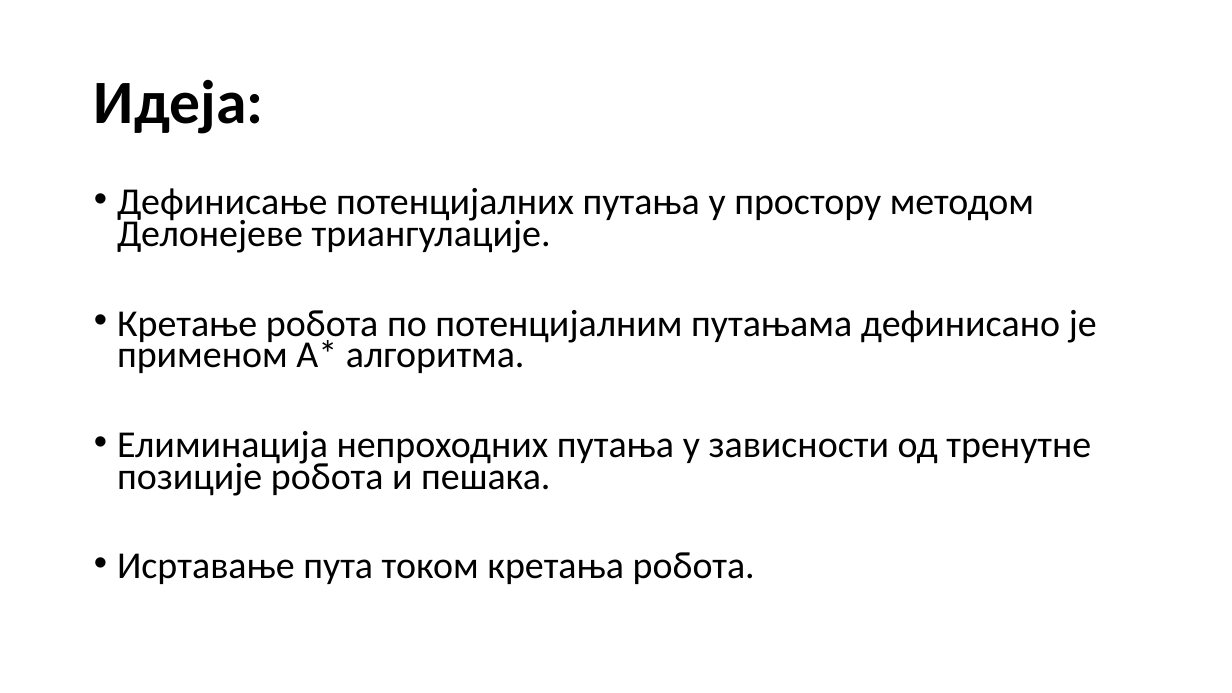
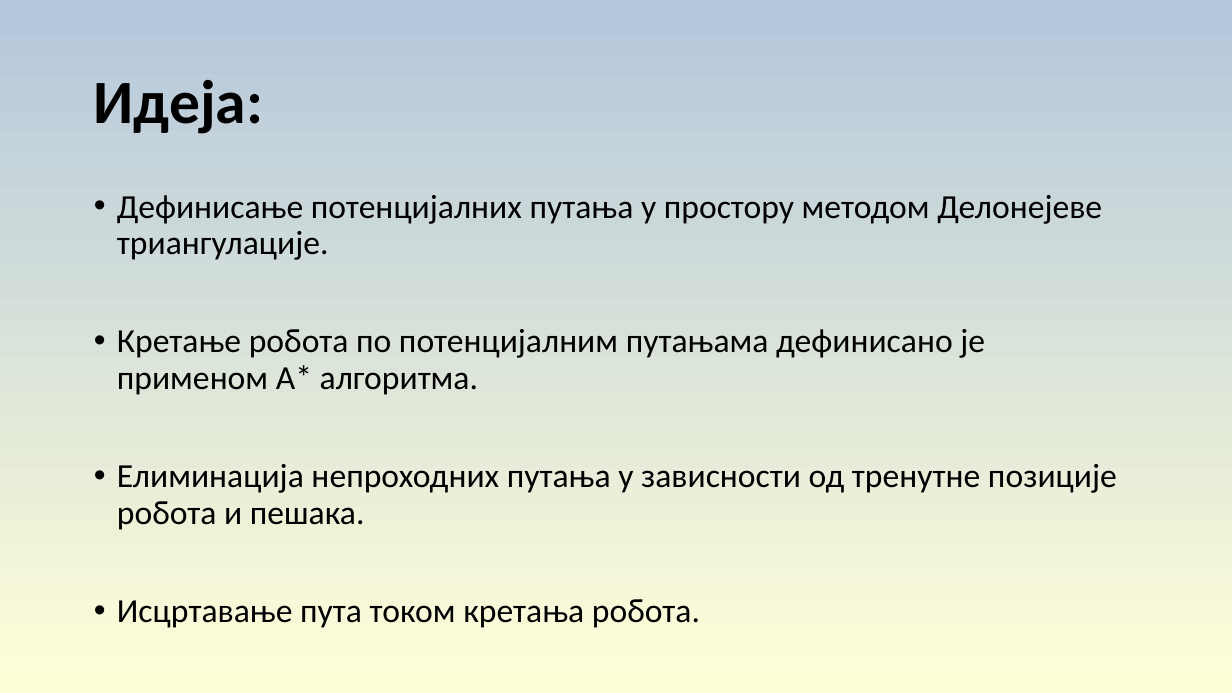
Before and after one commit to fongsd/Topologija, a slide deck: slide 4 of Тополошко планирање путање за навигацију кроз гужву .pptx. Drawn at 1232x693 pixels with LibreOffice and Linux fonts; fonts in the diff are those of the drawing. Boxes give left, top, right and bottom in pixels: in the first picture for what was removed or moved away, otherwise in the second. Text is boxed around its words. In the diff, an @@ line names an element or a change of style, - is before the commit and + after.

```diff
--- a/Тополошко планирање путање за навигацију кроз гужву .pptx
+++ b/Тополошко планирање путање за навигацију кроз гужву .pptx
@@ background #FFFFFF to gradient #B4C7DC to #FFFFD7 @@
@@ text at <box>117,195,1117,530</box>: size 29.6 to 26.2 pt in "Дефинисање потенцијалних путања у простору методом Делонејев ...", "Кретање робота по потенцијалним путањама дефинисано је ...", "Елиминација непроходних путања у зависности од тренутне ..."; line spacing 0.7 to 0.9 @@
@@ text at <box>117,599,700,628</box>: text changed; size 29.6 to 26.2 pt @@
-• Исртавање пута током кретања робота.
+• Исцртавање пута током кретања робота.
```
Also in this commit, not shown: 14 other slides changed, 2 other files.
